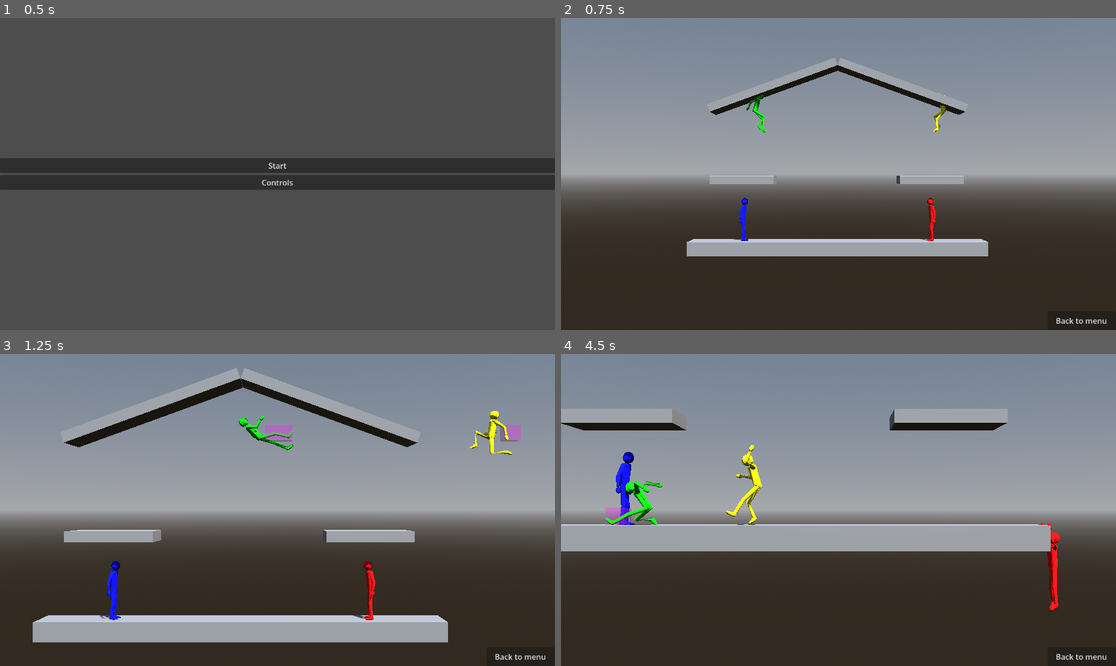
Above: before the commit, frames 1-4 (two rows, left to right).
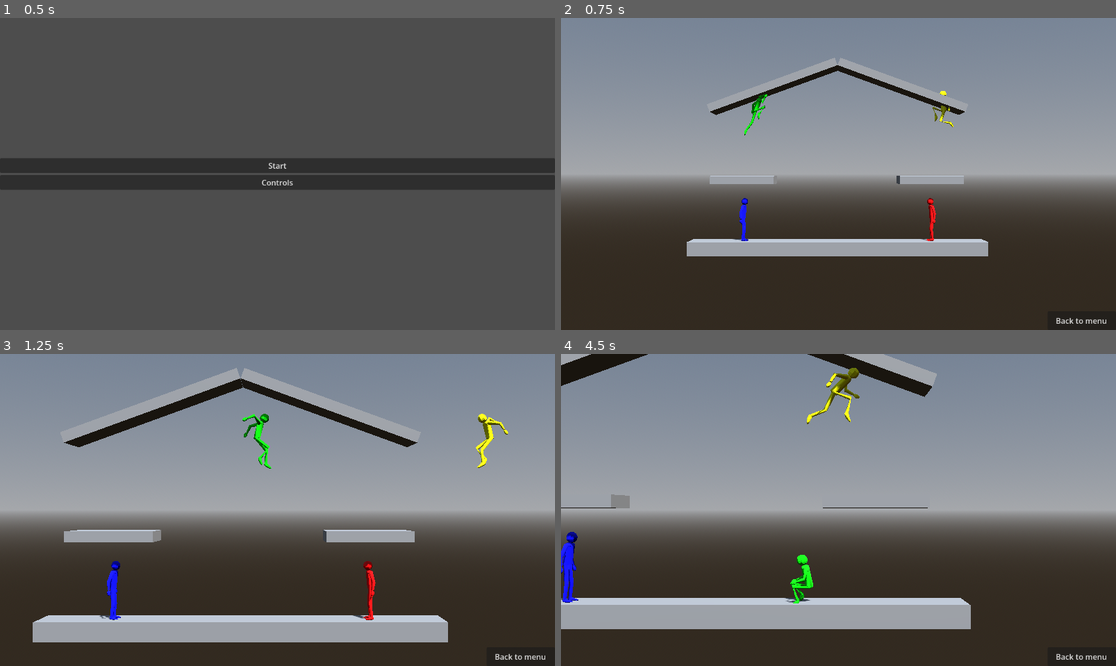
Above: after the commit, the same moments.

Repository: CocoMarck/SuperSmashTux
Game: Godot game, scene res://scenes/main.tscn
Same seed, same stepped clock (60 frames per second), same inputs: the game is played once before the commit and once after it.
Inputs (mouse positions are in pixels of both pictures, inside the frame that each line leads up to):
- Up to frame 1 (0.5 s): no input
- Up to frame 2 (0.75 s): click "Start" at 0.5 s
- Up to frame 3 (1.25 s): no input
- Up to frame 4 (4.5 s): tap Enter at 1.25 s; move the mouse to (960, 494) at 1.27 s; hold Right (player1_move_right) 1.28-2.03 s; tap K (player1_attack) at 1.35 s; click (960, 494) at 1.42 s; tap / (player1_jump) at 1.52, 2.27, 3.77 s; move the mouse to (727, 525) at 2.02 s; hold Down (player1_move_down) 2.03-2.78 s; tap O (player1_grab) at 2.1 s; move the mouse to (894, 441) at 2.77 s; hold Right (player1_move_right) 2.78-3.53 s; tap L (player1_power_attack) at 2.85 s; move the mouse to (810, 572) at 3.52 s; hold Up (player1_move_up) 3.53-4.28 s; tap P (player1_shield) at 3.6 s; click (810, 572) at 3.67 s; move the mouse to (1005, 556) at 4.27 s; hold Left (player1_move_left) from 4.28 s (still down); hold . (player1_walk) from 4.28 s (still down)

Frame 1 is identical in both runs. In frame 2, 0.3% of the frame differs, in the area x 33-71%, y 23-38%; in frame 3, 1.2%; in frame 4, 22%, in the area x 0-90%, y 0-89%.

Commit message:
NPC: Another inputs

Diff:
--- a/scripts/npc.gd
+++ b/scripts/npc.gd
@@ -27,13 +27,13 @@
 	_move_down = false
 	_attack = false
 	_jump = false
+	_move_down = true
 
 	# Validar que existan datos para el NPC
 	if frame == null:
 		return
 
 	# Mover NPC
-	_attack = true # Atacar a lo loco por motivos debug.
 	_invert_pin = false
 	if not frame.vertical_force_signals.on_floor and not _try_recovery:
 		_invert_pin = true
@@ -41,6 +41,8 @@
 		_jump = true
 	if _try_recovery and frame.vertical_force_signals.on_floor:
 		_try_recovery = false
+		_attack = true
+
 
 	if _npc_horizontal_move:
 		# Invertir dirección
